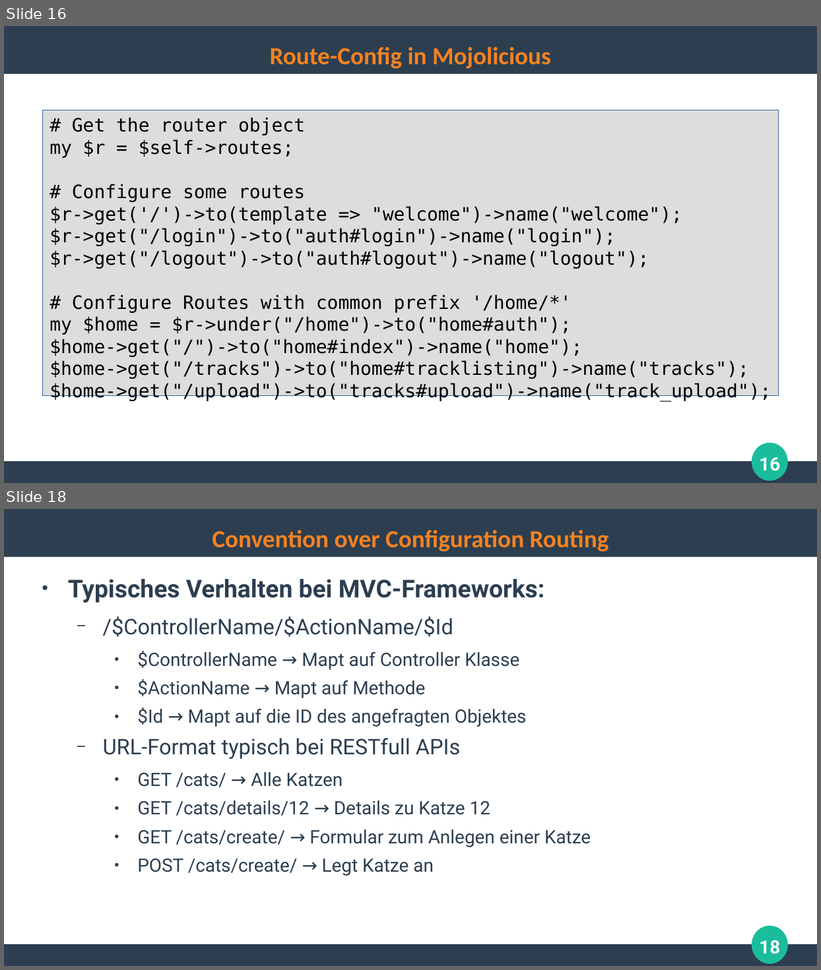
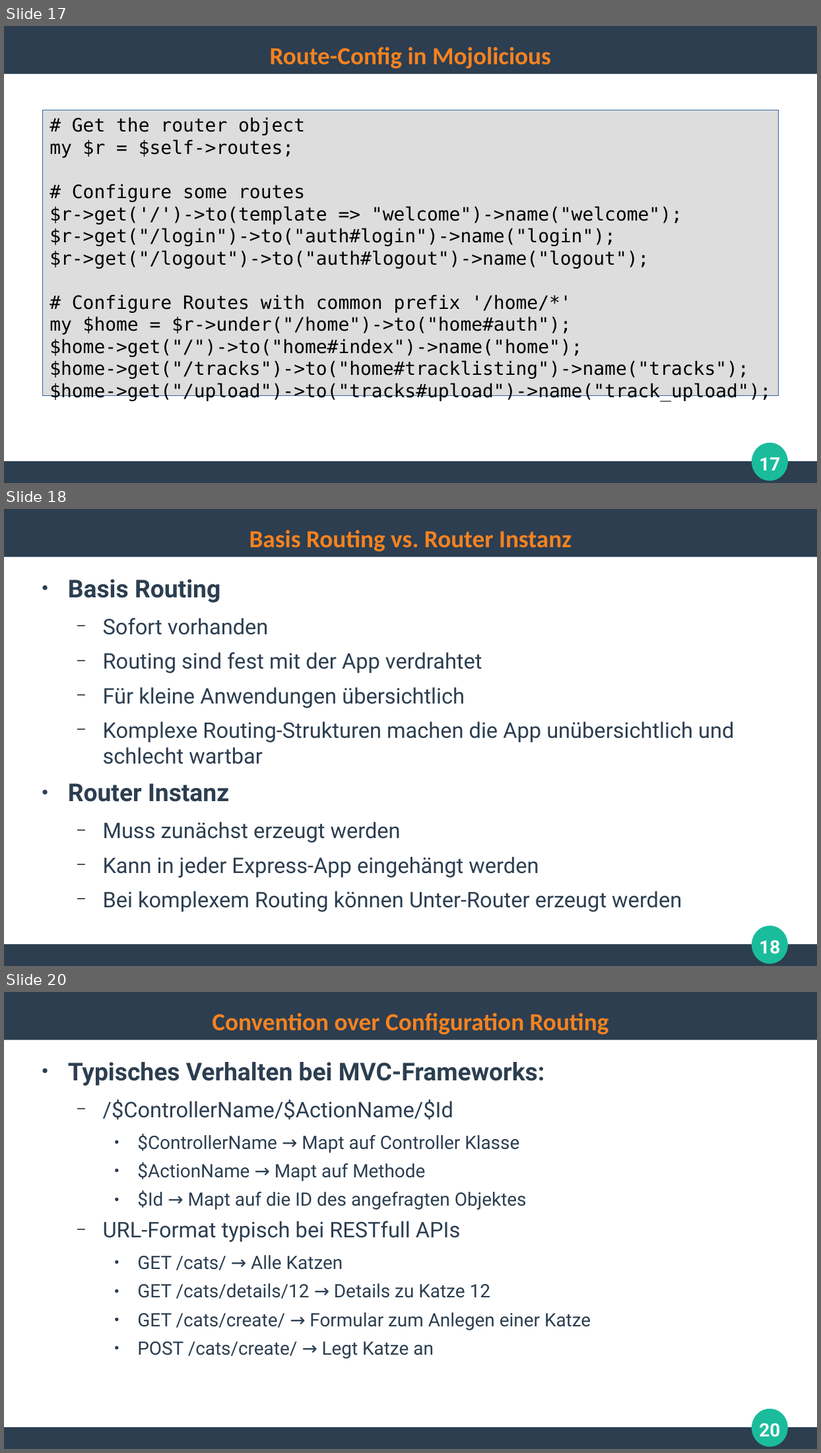
Before and after one commit to ghandmann/HS-AlbSig-WebAnwendungen2, a slide deck: Kapitel/04_WebFrameworks_1x1.odp. Shown one above the other, each under a label of ours: slides 16 and 18 before the commit, slides 17, 18 and 20 after it; the slides between them are not shown. The pictures are 821x970 and 821x1453 pixels, drawn with LibreOffice and Linux fonts; fonts in the diff are those of the drawing. Boxes give left, top, right and bottom in pixels: in the first picture for what was removed or moved away, otherwise in the second. Text is boxed around its words. In the diff, an @@ line names an element or a change of style, - is before the commit and + after.

Commit message:
remove jersey, integrate express

```diff
--- a/Kapitel/04_WebFrameworks_1x1.odp
+++ b/Kapitel/04_WebFrameworks_1x1.odp
@@ slide 18 added at <box>4,509,817,966</box>, background #FFFFFF; not listed: 3 template elements that a slide beside it also shows @@
@@ title added at <box>250,530,572,552</box>, 24 pt, text #F58220, bold @@
+Basis Routing vs. Router Instanz
@@ text added at <box>68,579,734,912</box>, 21 pt, text #2C3E50 @@
+● Basis Routing
+  − Sofort vorhanden
+  − Routing sind fest mit der App verdrahtet
+  − Für kleine Anwendungen übersichtlich
+  − Komplexe Routing-Strukturen machen die App unübersichtlich und schlecht wartbar
+● Router Instanz
+  − Muss zunächst erzeugt werden
+  − Kann in jeder Express-App eingehängt werden
+  − Bei komplexem Routing können Unter-Router erzeugt werden
@@ page number added at <box>759,941,780,955</box>, 18 pt, text #FFFFFF, bold @@
+18
@@ what was slide 16 is now slide 17 @@
@@ page number at <box>759,458,780,471</box>: text changed @@
-16
+17
@@ what was slide 18 is now slide 20 @@
@@ page number at <box>759,1424,780,1438</box>: text changed @@
-18
+20
```
Also in this commit, not shown: 1 slide changed, 5 other slides added, 4 slides removed.
